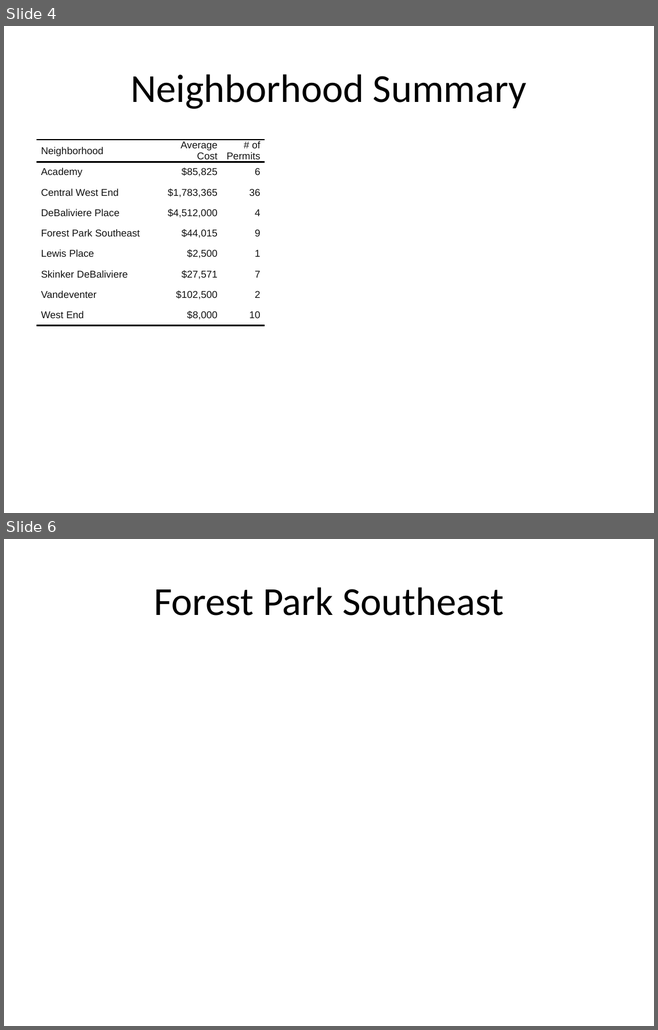
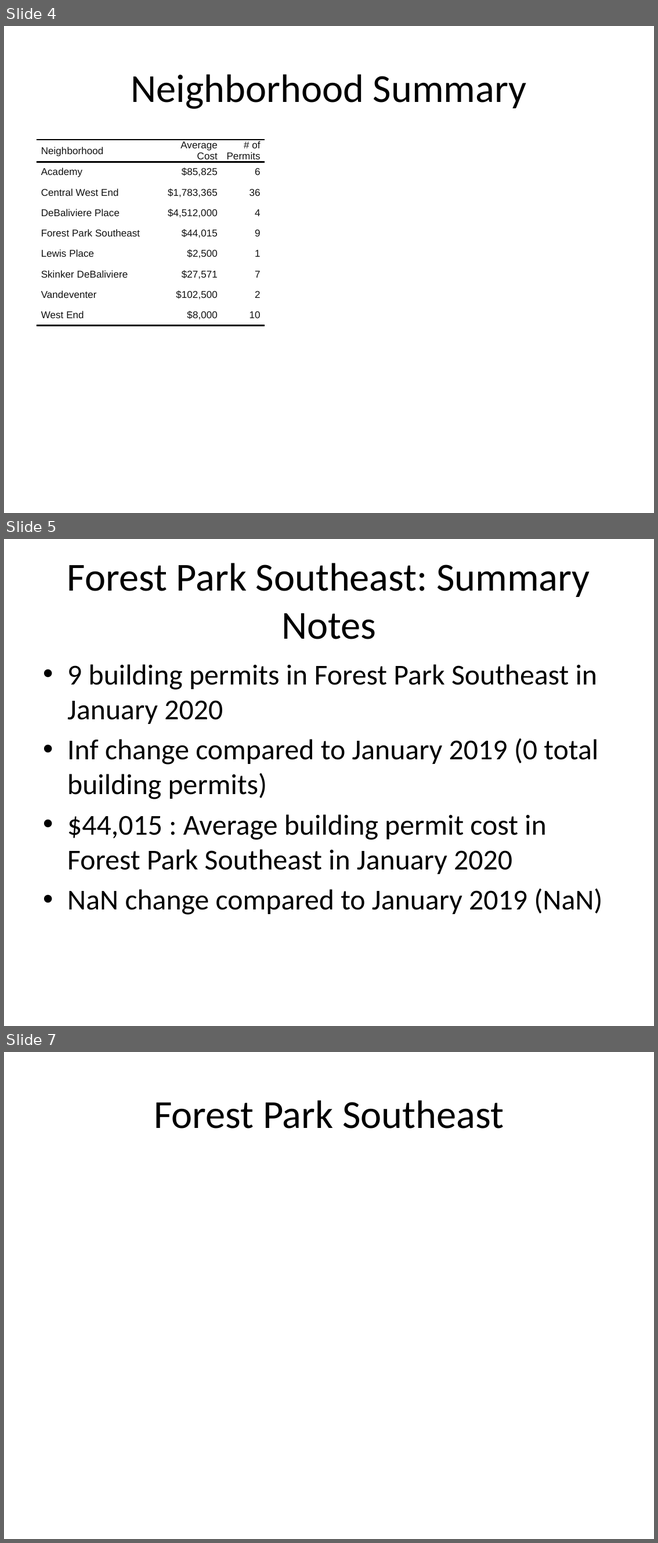
Before and after one commit to wumcrc/stl-building-permits, a slide deck: results/2020/January/finalreport.pptx. Shown one above the other, each under a label of ours: slides 4 and 6 before the commit, slides 4, 5 and 7 after it; the slides between them are not shown. The pictures are 658x1030 and 658x1543 pixels, drawn with LibreOffice and Linux fonts; fonts in the diff are those of the drawing; background and template pictures are left out. Boxes give left, top, right and bottom in pixels: in the first picture for what was removed or moved away, otherwise in the second. Text is boxed around its words. In the diff, an @@ line names an element or a change of style, - is before the commit and + after.

```diff
--- a/results/2020/January/finalreport.pptx
+++ b/results/2020/January/finalreport.pptx
@@ slide 5 added at [4,539,654,1026], background #FFFFFF @@
@@ title added at [67,563,589,639], 44 pt, text #000000 @@
+Forest Park Southeast: Summary Notes
@@ text added at [67,664,602,915], 32 pt, text #000000 @@
+• 9 building permits in Forest Park Southeast in January 2020
+• Inf change compared to January 2019 (0 total building permits)
+• $44,015 : Average building permit cost in Forest Park Southeast in January 2020
+• NaN change compared to January 2019 (NaN)
@@ what was slide 6 is now slide 7 @@
```
Also in this commit, not shown: 10 slides changed, 9 other slides added, 11 other files.
